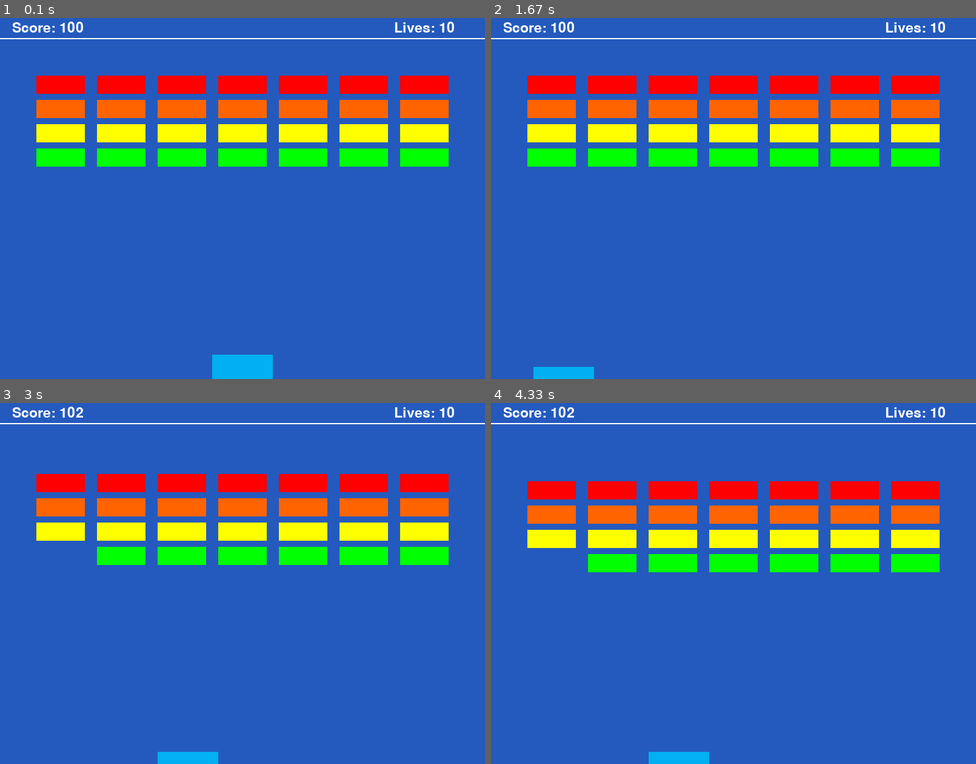
Above: before the commit, frames 1-4 (two rows, left to right).
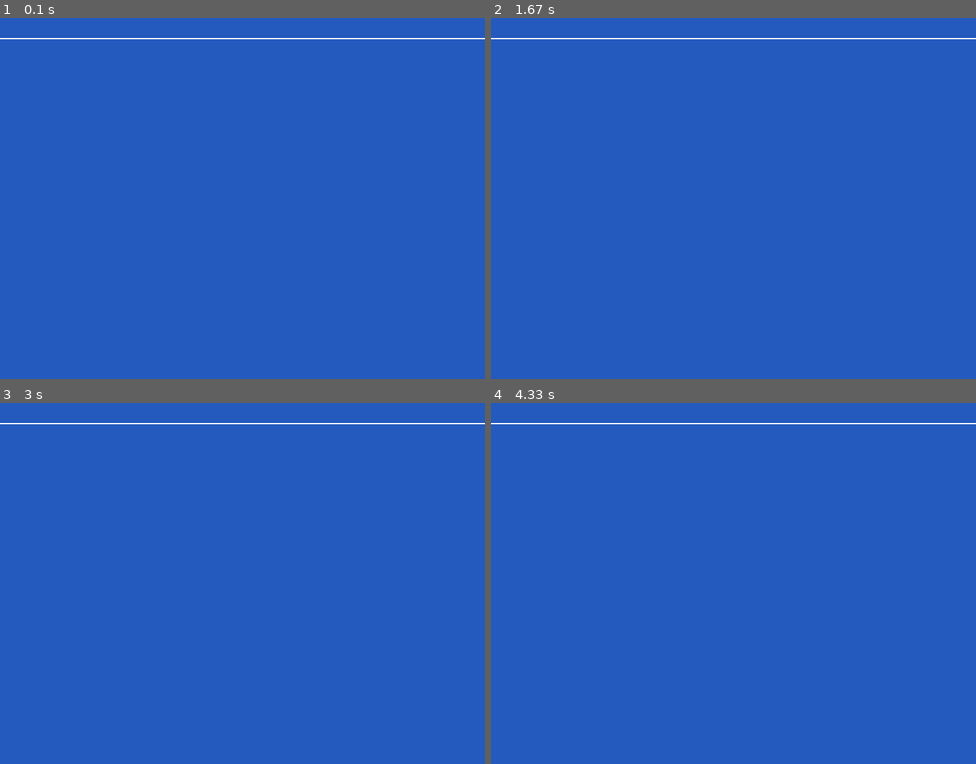
Above: after the commit, the same moments.

Repository: FaisalAhmedBijoy/Shooter-Aircraft-Game-using-PyGame-Library
Game: pygame game, started from main.py
Two runs of this game, one before a commit and one after it. Both use one fixed random seed, a clock stepped at 60 frames per second and the inputs below.
Inputs:
- Up to frame 1 (0.1 s): no input
- Up to frame 2 (1.67 s): hold Left 0.33-0.87 s; hold Down 0.9-1.2 s; hold Left 1.23-1.63 s
- Up to frame 3 (3 s): hold Up 1.67-2.03 s; hold Right 2.07-2.7 s
- Up to frame 4 (4.33 s): hold Left 3.13-3.6 s; hold Right 3.63-4.1 s; hold Up from 4.13 s (still down)

The runs differ from the first frame. In frame 1, 15% of the frame differs, in the area x 2-94%, y 1-100%; in frame 2, 15%; in frame 3, 14%; in frame 4, 14%.

Commit message:
error in modularity in main function

Diff:
--- /dev/null
+++ b/config.py
@@ -0,0 +1,11 @@
+WHITE=(255,255,255)
+DARKBLUE=(36,90,190)
+LIGHTBLUE=(0,176,240)
+RED=(255,0,0)
+ORANGE=(255,100,0)
+YELLOW=(255,255,0)
+GREEN=(0,255,0)
+WINDOW_HEIGHT=800
+WINDOW_WIDTH=600
+SCORE=0
+LIVES=10
--- a/main.py
+++ b/main.py
@@ -3,119 +3,102 @@
 """
 import pygame
 # import paddle class
+import config as cfg
 from paddle import Paddle
 from ball import Ball
 from brick import Brick
 pygame.init()
 
-'''
-Step 2: Define colours in the game
-'''
-#Define some colors in RGB format
-WHITE=(255,255,255)
-DARKBLUE=(36,90,190)
-LIGHTBLUE=(0,176,240)
-RED=(255,0,0)
-ORANGE=(255,100,0)
-YELLOW=(255,255,0)
-GREEN=(0,255,0)
 
-score=100
-lives=10
-
-
-'''
-Step 3: open a new window
-'''
 # set window size
-size=(800,600)
+size=(cfg.WINDOW_HEIGHT,cfg.WINDOW_WIDTH)
 screen=pygame.display.set_mode(size)
 pygame.display.set_caption("Shooter Aircraft Breakout Game")
 
 
 # this will be a list that will contain all the sprites we intend
 all_sprites_list=pygame.sprite.Group()
-
+balls=[]
 
 # Create the paddle
-paddle=Paddle(LIGHTBLUE,100,50)
-paddle.rect.x=350
-paddle.rect.y=560
+def brick_design():
+    all_bricks=pygame.sprite.Group()
+    for i in range(7):
+        brick=Brick(cfg.RED,80,30)
+        brick.rect.x=60+i*100
+        brick.rect.y=100
+        all_sprites_list.add(brick)
+        all_bricks.add(brick)
 
-# Create the ball sprite
-balls=[]
-ball=Ball(LIGHTBLUE,10,10)
-ball.rect.x=400
-ball.rect.y=560
-# all_sprites_list.add(ball)
-balls.append(ball)
+    for i in range(7):
+        brick = Brick(cfg.ORANGE,80,30)
+        brick.rect.x = 60 + i* 100
+        brick.rect.y = 140
+        all_sprites_list.add(brick)
+        all_bricks.add(brick)
+    for i in range(7):
+        brick = Brick(cfg.YELLOW,80,30)
+        brick.rect.x = 60 + i* 100
+        brick.rect.y = 180
+        all_sprites_list.add(brick)
+        all_bricks.add(brick)
 
+    for i in range(7):
+        brick = Brick(cfg.GREEN,80,30)
+        brick.rect.x = 60 + i* 100
+        brick.rect.y = 220
+        all_sprites_list.add(brick)
+        all_bricks.add(brick)
+def paddle_on_game_board():
+    paddle=Paddle(cfg.LIGHTBLUE,100,50)
+    paddle.rect.x=350
+    paddle.rect.y=560
+    all_sprites_list.add(paddle)
+    return paddle
 
-all_bricks=pygame.sprite.Group()
-for i in range(7):
-    brick=Brick(RED,80,30)
-    brick.rect.x=60+i*100
-    brick.rect.y=100
-    all_sprites_list.add(brick)
-    all_bricks.add(brick)
+def initialize_ball_position():
+    # Create the ball sprite
 
-for i in range(7):
-    brick = Brick(ORANGE,80,30)
-    brick.rect.x = 60 + i* 100
-    brick.rect.y = 140
-    all_sprites_list.add(brick)
-    all_bricks.add(brick)
-for i in range(7):
-    brick = Brick(YELLOW,80,30)
-    brick.rect.x = 60 + i* 100
-    brick.rect.y = 180
-    all_sprites_list.add(brick)
-    all_bricks.add(brick)
+    ball=Ball(cfg.LIGHTBLUE,10,10)
+    ball.rect.x=400
+    ball.rect.y=560
+    balls.append(ball)
 
-for i in range(7):
-    brick = Brick(GREEN,80,30)
-    brick.rect.x = 60 + i* 100
-    brick.rect.y = 220
-    all_sprites_list.add(brick)
-    all_bricks.add(brick)
+def game_over_function():
+    font=pygame.font.Font(None,74)
+    text=font.render("GAME OVER",1,cfg.WHITE)
+    screen.blit(text,(200,300))
+    pygame.display.flip()
+    pygame.time.wait(3000)
 
-# add the paddle to the list of sprites
-all_sprites_list.add(paddle)
+    # stop the Game
+    carryOn=False
 
-
-
-# the lopp will carry on until exit the game
-carryOn=True
-
-#the clock will be used to control how fast screen upload updates
-clock=pygame.time.Clock()
-
-#------------ Main program loop
-while carryOn:
-    # main event loop
-    for event in pygame.event.get(): #user did something
-        if event.type ==pygame.QUIT: # if user click close
-            carryOn=False # Flag that we are done to exit
-
-
-    # Moving the paddle when the use uses the arrow key
+def keyboard_functionalities(paddle,ball,all_bricks):
     keys=pygame.key.get_pressed()
     if keys[pygame.K_LEFT]:
         paddle.moveLeft(5)
     if keys[pygame.K_RIGHT]:
         paddle.moveRight(5)
-
     if keys[pygame.K_DOWN]:
         paddle.moveDown(5)
+    if keys[pygame.K_UP]:
+
+        # ball=Ball(WHITE,10,10)
+        all_sprites_list.add(ball)
+        ball.rect.x=paddle.rect.x+50
+        ball.rect.y=paddle.rect.y
+        balls.append(ball)
+
+        for brick in all_bricks:
+            brick.rect.y += 1
+
+        if brick.rect.y > 550:
+            game_over_function()
 
 
-    #-------- Game logic should go there
-    all_sprites_list.update()
-
-    # Check if there is a car collision
+def brick_and_ball_collision(ball,all_bricks):
     brick_collision_list=pygame.sprite.spritecollide(ball,all_bricks,False)
-
-
 
     for brick in brick_collision_list:
         # ball.bounce()
@@ -127,7 +110,7 @@
         if len(all_bricks) ==0:
             # Display level complete 3 seconds
             font=pygame.font.Font(None,74)
-            text=font.render("LEVEL WIN",1,WHITE)
+            text=font.render("LEVEL WIN",1,cfg.WHITE)
             screen.blit(text,(200,300))
             pygame.display.flip()
             pygame.time.wait(3000)
@@ -149,27 +132,7 @@
             if len(all_bricks) ==0:
                 # Display level complete 3 seconds
                 font=pygame.font.Font(None,74)
-                text=font.render("LEVEL WIN",1,WHITE)
-                screen.blit(text,(200,300))
-                pygame.display.flip()
-                pygame.time.wait(3000)
-
-                # stop the Game
-                carryOn=False
-    if keys[pygame.K_UP]:
-
-        # ball=Ball(WHITE,10,10)
-        all_sprites_list.add(ball)
-        ball.rect.x=paddle.rect.x+50
-        ball.rect.y=paddle.rect.y
-        balls.append(ball)
-
-        for brick in all_bricks:
-            brick.rect.y += 1
-
-        if brick.rect.y > 550:
-                font=pygame.font.Font(None,74)
-                text=font.render("GAME OVER",1,WHITE)
+                text=font.render("LEVEL WIN",1,cfg.WHITE)
                 screen.blit(text,(200,300))
                 pygame.display.flip()
                 pygame.time.wait(3000)
@@ -178,28 +141,38 @@
                 carryOn=False
 
 
-    # for ball in balls:
-    #     ball.rect.y-=1
+carryOn=True
+clock=pygame.time.Clock()
+while carryOn:
 
-    #--- Drawing code should go here
-    # First clear the screen to dark blue
-    screen.fill(DARKBLUE)
-    pygame.draw.line(screen,WHITE,[0,38],[800,38],2)
+    for event in pygame.event.get():
+        if event.type ==pygame.QUIT:
+            carryOn=False
+    all_sprites_list.update()
 
-    # now lets draw all the sprites in one go
+    screen.fill(cfg.DARKBLUE)
+    pygame.draw.line(screen,cfg.WHITE,[0,38],[800,38],2)
     all_sprites_list.draw(screen)
+    pygame.display.flip()
+    clock.tick(60)
 
-    # Display the score and the number of lives at the top of the window
+pygame.quit()
+
+
+
+def score_and_live_calculation():
     font=pygame.font.Font(None,34)
-    text=font.render("Score: "+str(score),1,WHITE)
+    text=font.render("Score: "+str(cfg.SCORE),1,cfg.WHITE)
     screen.blit(text,(20,10))
 
-    text=font.render("Lives: "+str(lives),1,WHITE)
+    text=font.render("Lives: "+str(cfg.LIVES),1,cfg.WHITE)
     screen.blit(text,(650,10))
 
-    # Go ahead and update the screen with we've drawn
-    pygame.display.flip()
-    # Limit to 60 frame per second
-    clock.tick(60)
-# Once we have exited the main program loop we can stop the game
-pygame.quit()
+
+if __name__ == '__main__':
+    brick_design()
+    padddle=paddle_on_game_board()
+    initialize_ball_position()
+    keyboard_functionalities()
+    brick_and_ball_collision()
+    score_and_live_calculation()
